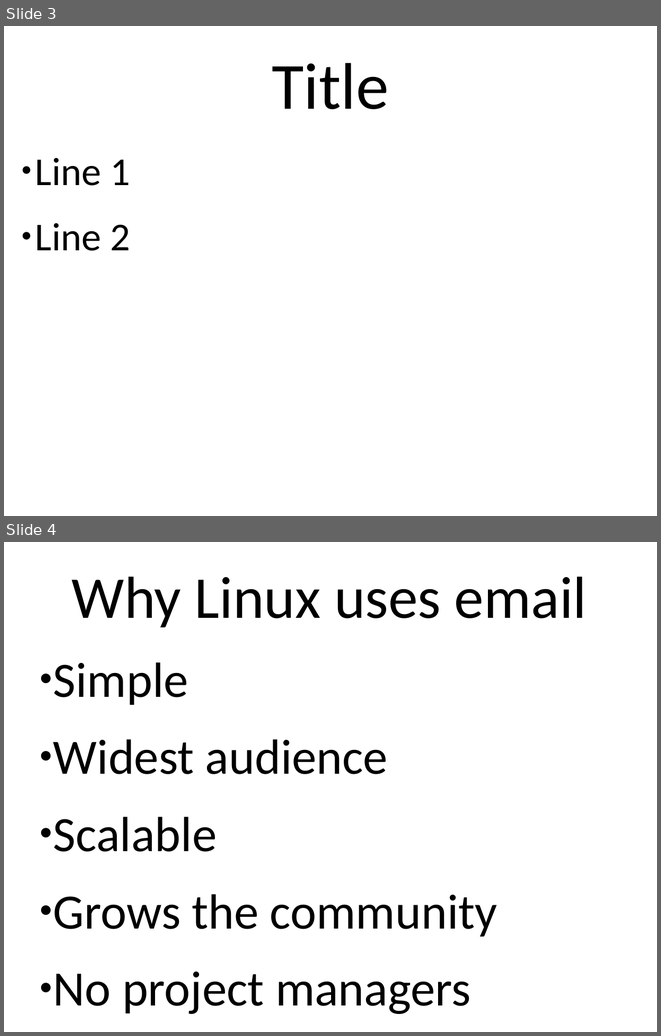
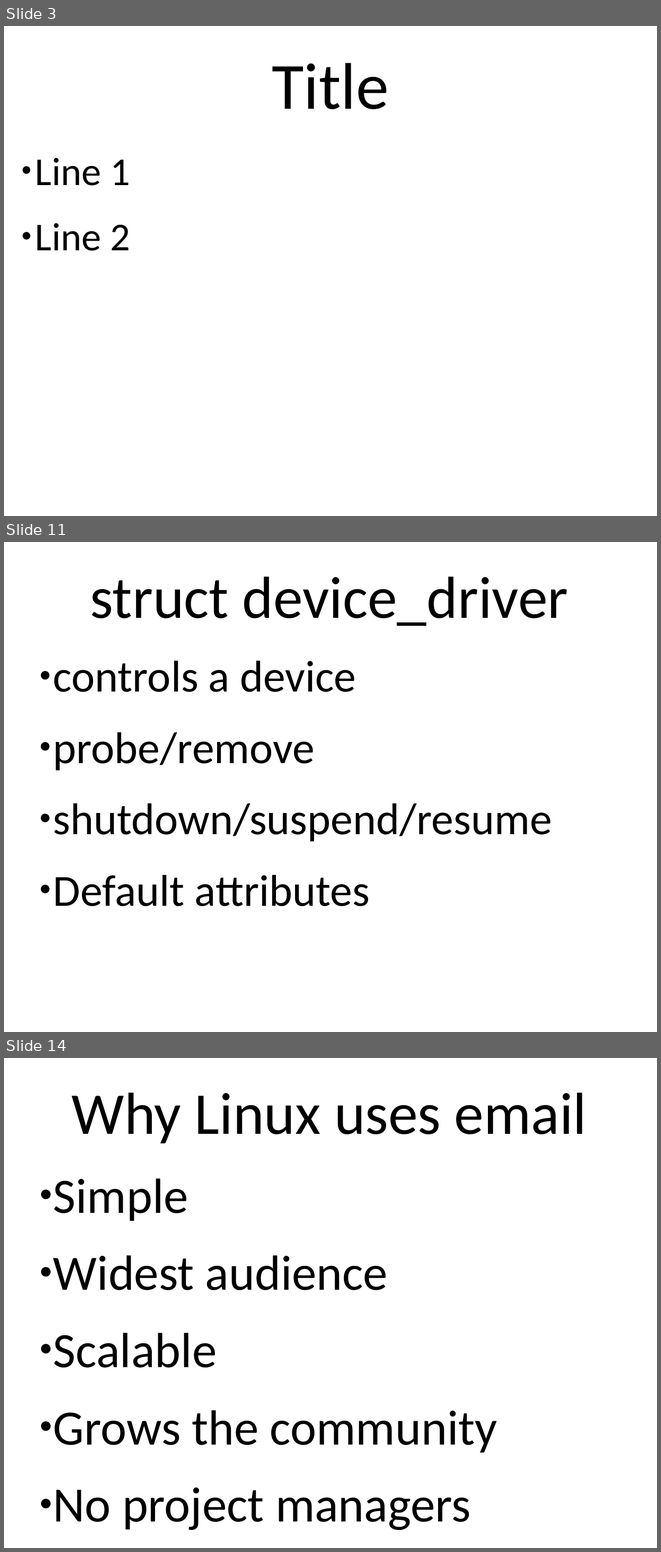
Before and after one commit to gregkh/presentation-driver-model, a slide deck: driver-model.odp. Shown one above the other, each under a label of ours: slides 3 and 4 before the commit, slides 3, 11 and 14 after it; the slides between them are not shown. The pictures are 661x1036 and 661x1552 pixels, drawn with LibreOffice and Linux fonts; fonts in the diff are those of the drawing. Boxes give left, top, right and bottom in pixels: in the first picture for what was removed or moved away, otherwise in the second. Text is boxed around its words. In the diff, an @@ line names an element or a change of style, - is before the commit and + after.

```diff
--- a/driver-model.odp
+++ b/driver-model.odp
@@ slide 11 added at (4,542,657,1032), background #FFFFFF @@
@@ text added at (90,576,568,626), 72 pt, text #000000 @@
+struct device_driver
@@ text added at (53,660,552,906), 54 pt, text #000000 @@
+● controls a device
+● probe/remove
+● shutdown/suspend/resume
+● Default attributes
@@ what was slide 4 is now slide 14 @@
```
Also in this commit, not shown: 9 other slides added.
